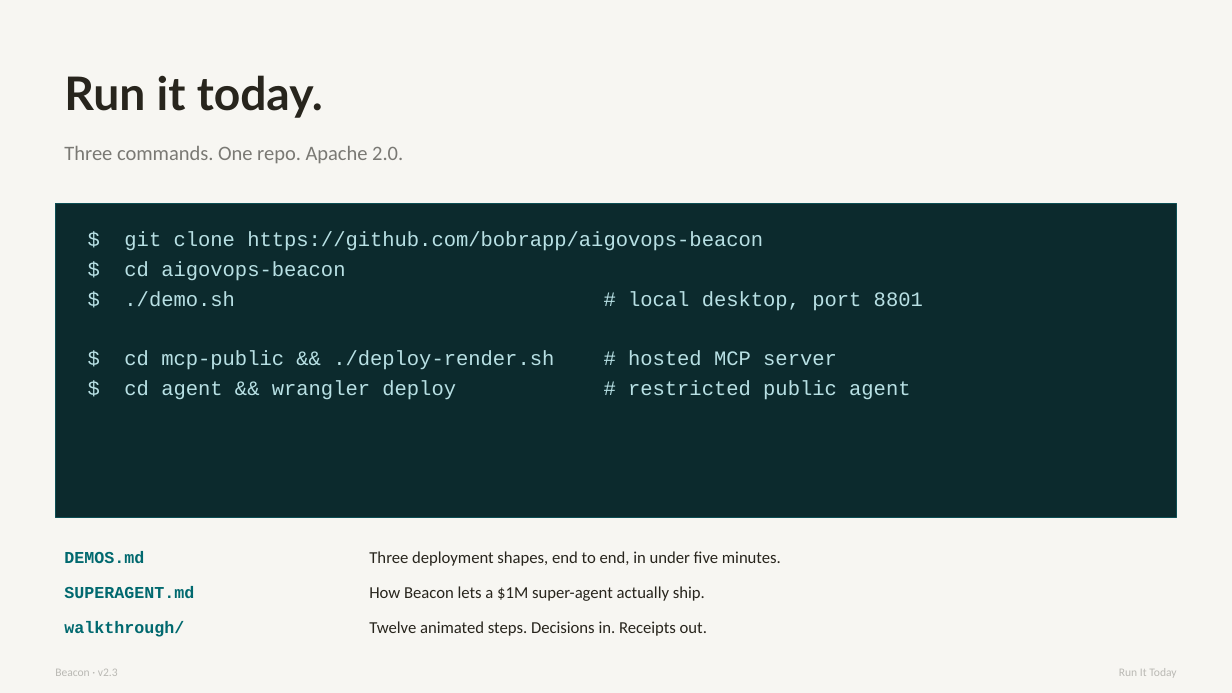
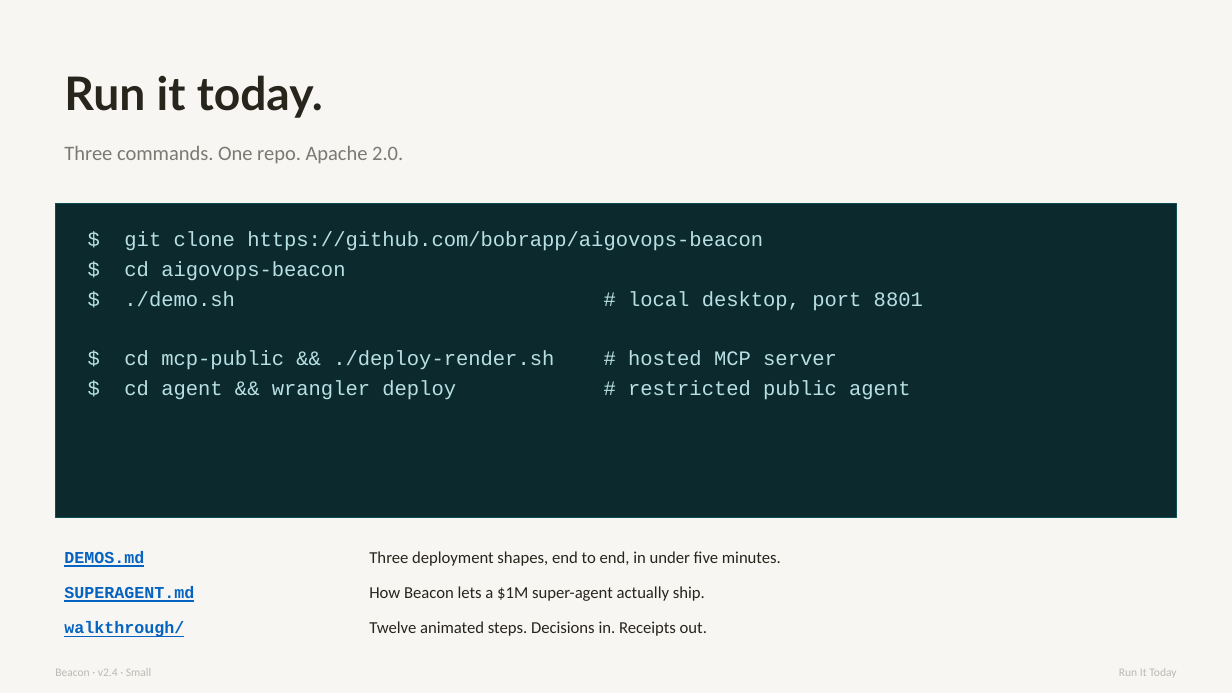
Before and after one commit to aigovops-foundation/aigovops, a slide deck: slide 12 of products/beacon/docs/downloads/AIGovOps_Beacon_Pitch.pptx. Drawn at 1232x693 pixels with LibreOffice and Linux fonts; fonts in the diff are those of the drawing. Boxes give left, top, right and bottom in pixels: in the first picture for what was removed or moved away, otherwise in the second. Text is boxed around its words. In the diff, an @@ line names an element or a change of style, - is before the commit and + after.

Commit message:
Beacon v2.4: BIG/SMALL pitch decks + AIGovOps Foundation Protocol fact-check appendix
- Add aigovops-fact-check.md (canonical, 46 claims across 16 source files)
  - Protocol: VERIFIED / SOURCED / ASPIRATIONAL / UNVERIFIABLE
  - Totals: 18 / 6 / 14 / 8
- Add AIGovOps_Beacon_Pitch_Big.{pptx,pdf} (embeds 30s teaser, 16 MB)
- Add AIGovOps_Beacon_Pitch_Small.{pptx,pdf} (no video, lightweight)
- Update default AIGovOps_Beacon_Pitch.{pptx,pdf} to v2.4 Small build
- docs/index.html: link both deck versions + fact-check appendix
- Fix E-01: docs/data/ai_failures_top100.json line 871
  Moffatt v. Air Canada citation corrected to BC Civil Resolution Tribunal
  (2024 BCCRT 149); supersedes prior BCSC 1490 attribution

```diff
--- a/products/beacon/docs/downloads/AIGovOps_Beacon_Pitch.pptx
+++ b/products/beacon/docs/downloads/AIGovOps_Beacon_Pitch.pptx
@@ text colour #01696F to #0563C1, underline on in 3 elements at [64, 551, 144, 567], [64, 586, 194, 602], [64, 621, 184, 637] @@
@@ text at [55, 668, 151, 676]: text changed @@
-Beacon · v2.3
+Beacon · v2.4 · Small
```
Also in this commit, not shown: 12 other slides changed, 14 slides added, 6 other files.
